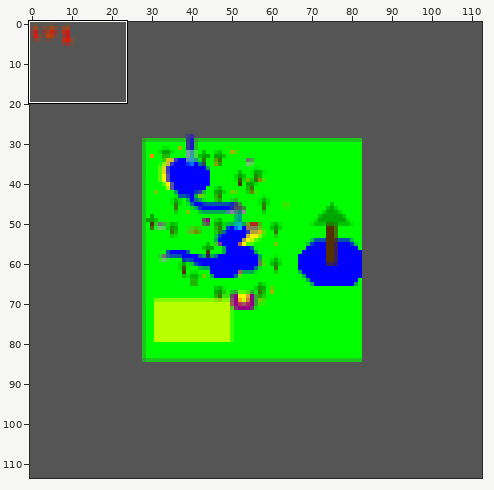
Sprite sheet, stored at 10seconds/res/levels/level_1.png. The first picture is a wide view before the edit; the outline marks the close-up.
Close-up. Before the commit:
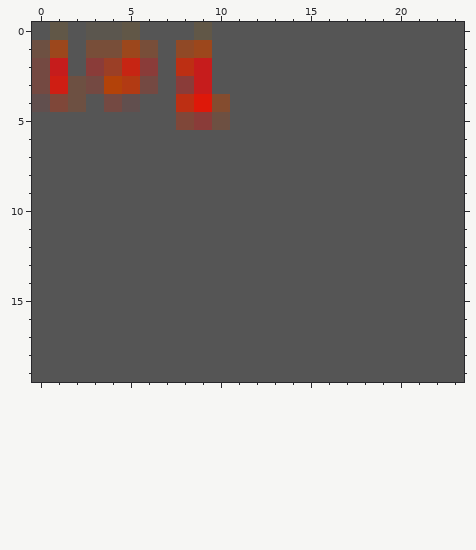
The file is 113x114 pixels. Colours within 5 levels of each other are drawn and written as one. Shown: x 0..23, y 0..19. The commit also changed other parts of the picture, which this record leaves out.
The same view after the edit:
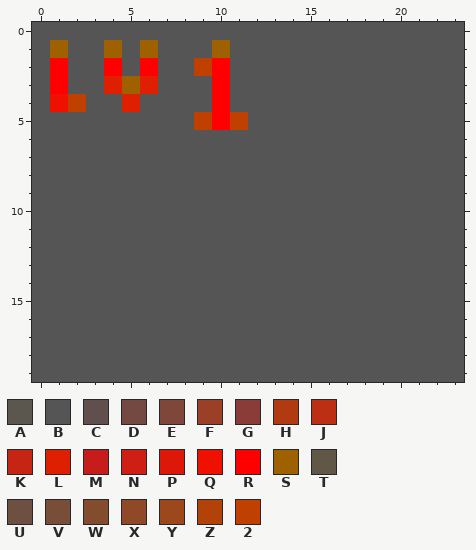
Palette (. is transparent): A #5b564e  B #555555  C #614f4e  D #744942  E #7f4739  F #9b3f26  G #8a3c39  H #b23a13  J #bd2f13  K #c72513  L #df2000  M #c61c1c  N #cf1e13  P #de1809  Q #ef1000  R #ff0000  S #9f6000  T #615747  U #6d5042  V #784e39  W #844c2f  X #904926  Y #9c471c  Z #b34209  2 #bf4000
The edit:
Colour B becomes colour 2 in row 5 at x 11.
Colour G becomes colour 2 in row 5 at x 9.
Colour M becomes colour 2 in row 2 at x 9.
Colour U becomes colour 2 in row 4 at x 2.
Colour A becomes colour B in row 0 at x 3 to 4.
Colour C becomes colour B in row 4 at x 0.
Colour D becomes colour B in row 2 at x 0; in row 3 at x 0 and 3; in row 4 at x 4.
Colour E becomes colour B in row 5 at x 8.
Colour G becomes colour B in row 2 at x 3; in row 3 at x 8.
Colour J becomes colour B in row 2 at x 8; in row 4 at x 8.
Colour K becomes colour B in row 2 at x 5.
Colour M becomes colour B in row 3 at x 9.
Colour P becomes colour B in row 4 at x 9.
Colour T becomes colour B in row 0 at x 1, 5 and 9.
Colour U becomes colour B in row 1 at x 0; in row 3 at x 2.
Colour V becomes colour B in row 1 at x 3.
Colour X becomes colour B in row 1 at x 8.
Colour Y becomes colour B in row 1 at x 5 and 9.
Colour C becomes colour L in row 4 at x 5.
Colour D becomes colour L in row 3 at x 6.
Colour Z becomes colour L in row 3 at x 4.
Colour E becomes colour Q in row 4 at x 1.
Colour B becomes colour R in rows 2 to 3 at x 10.
Colour F becomes colour R in row 2 at x 4.
Colour G becomes colour R in row 2 at x 6.
Colour M becomes colour R in row 2 at x 1.
Colour N becomes colour R in row 3 at x 1.
Colour U becomes colour R in row 5 at x 10.
Colour W becomes colour R in row 4 at x 10.
Colour B becomes colour S in row 1 at x 10.
Colour H becomes colour S in row 3 at x 5.
Colour V becomes colour S in row 1 at x 4 and 6.
Colour Y becomes colour S in row 1 at x 1.
Pixel boxes of the changes (left, top, right, bottom) in both close-ups:
changed: (32, 22, 248, 130)
